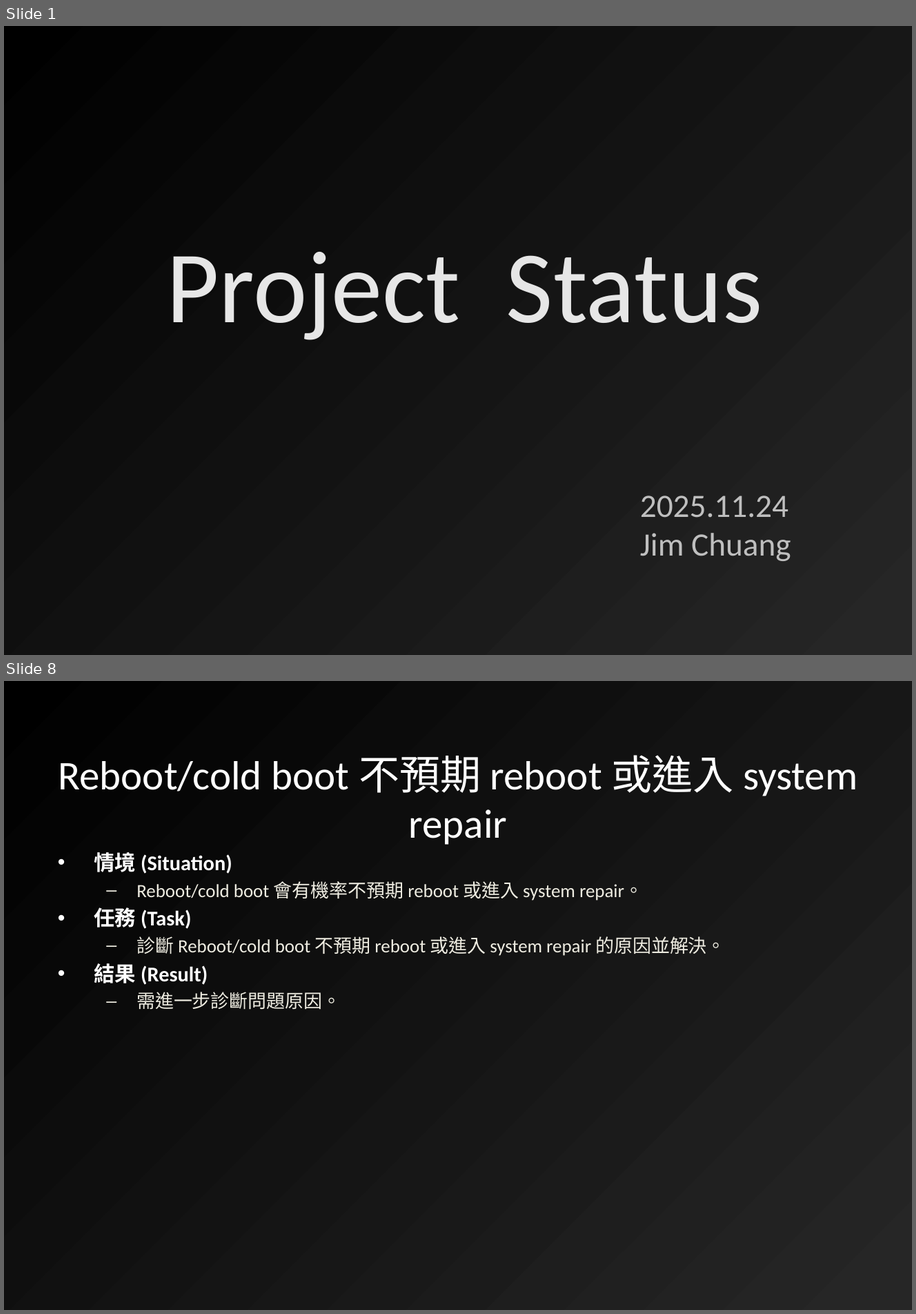
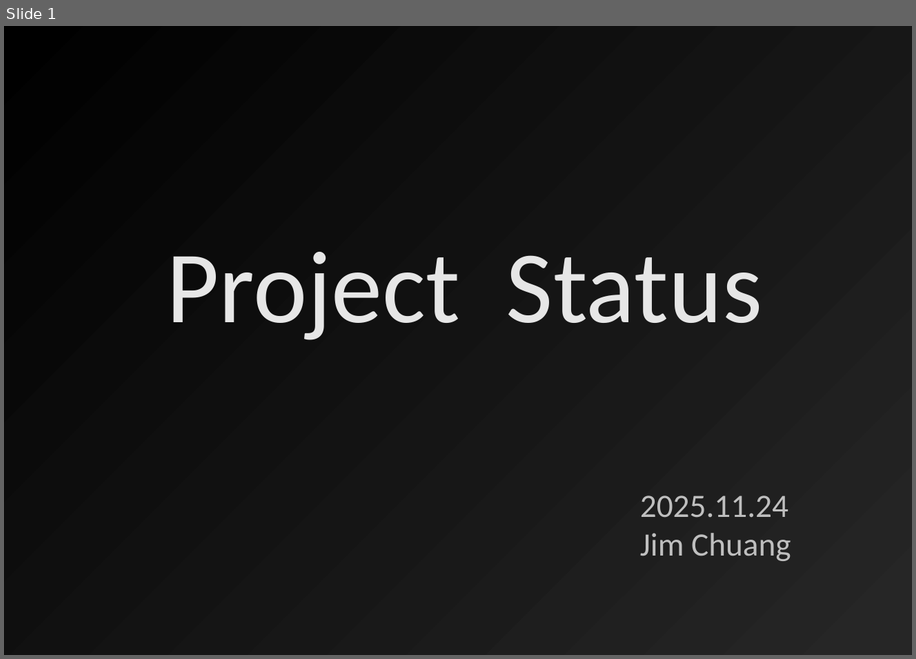
Before and after one commit to gsl925/ReportHelper, a slide deck: Weekly Report_JimChuang.pptx. Shown one above the other, each under a label of ours: slides 1 and 8 before the commit, slide 1 after it; the slides between them are not shown. The pictures are 916x1314 and 916x659 pixels, drawn with LibreOffice and Linux fonts; fonts in the diff are those of the drawing; background and template pictures are left out. Boxes give left, top, right and bottom in pixels: in the first picture for what was removed or moved away, otherwise in the second. Text is boxed around its words. In the diff, an @@ line names an element or a change of style, - is before the commit and + after.

```diff
--- a/Weekly Report_JimChuang.pptx
+++ b/Weekly Report_JimChuang.pptx
@@ slide 8 removed at <box>4,681,912,1310</box>, background gradient #262626 to #000000 @@
@@ title removed at <box>58,755,858,796</box> @@
-Reboot/cold boot 不預期 reboot 或進入 system repair
@@ text removed at <box>94,852,725,1009</box> @@
-• 情境 (Situation)
-  – Reboot/cold boot 會有機率不預期 reboot 或進入 system repair。
-• 任務 (Task)
-  – 診斷 Reboot/cold boot 不預期 reboot 或進入 system repair 的原因並解決。
-• 結果 (Result)
-  – 需進一步診斷問題原因。
```
Also in this commit, not shown: 10 other slides removed, 1 other file.
